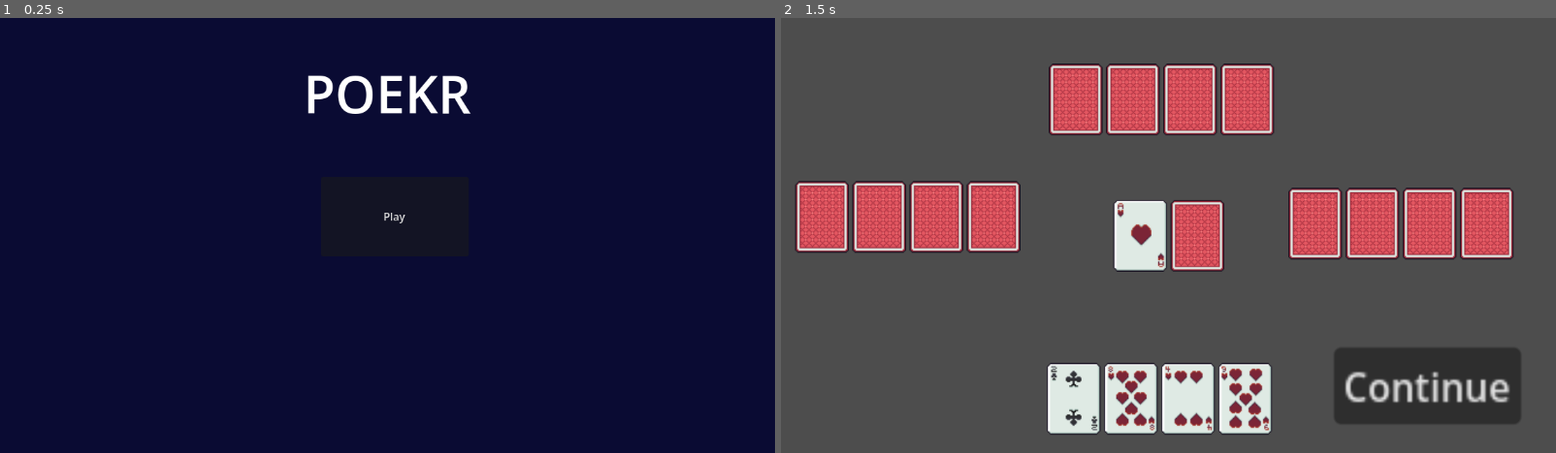
Above: before the commit, frames 1-2 (left to right).
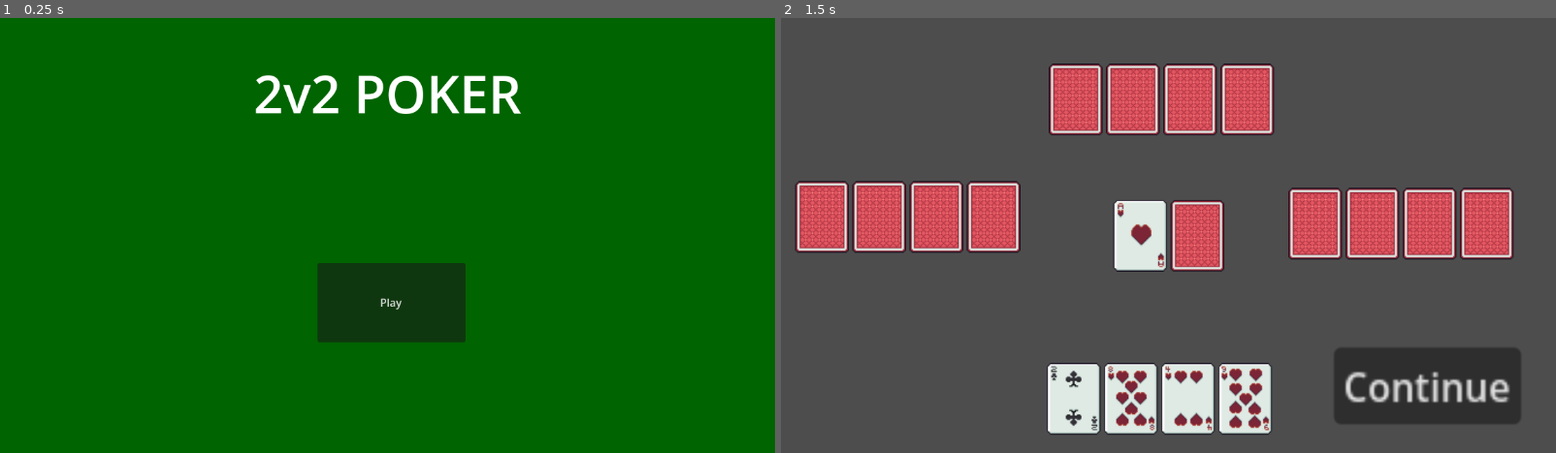
Above: after the commit, the same moments.

Repository: joey-x-y/card-game
Game: Godot game, scene res://Scenes/Main.tscn
Two runs of this game, one before a commit and one after it. Both use one fixed random seed, a clock stepped at 60 frames per second and the inputs below.
Inputs (mouse positions are in pixels of both pictures, inside the frame that each line leads up to):
- Up to frame 1 (0.25 s): no input
- Up to frame 2 (1.5 s): click "Play" at 0.5 s; click (1075, 400) at 1.27 s

The runs differ from the first frame. In frame 1, 100% of the frame differs, in the area x 0-100%, y 0-100%; in frame 2, nothing differs.

Commit message:
Changed card button structure and menu touch-up

Diff:
--- a/Prefabs/CardSlot.tscn
+++ b/Prefabs/CardSlot.tscn
@@ -2,10 +2,20 @@
 
 [ext_resource type="Script" uid="uid://lpsx8olqlbvy" path="res://Scripts/CardSlot.gd" id="1_k67mw"]
 
-[node name="CardSlot" type="TextureButton" unique_id=1824132326]
+[node name="CardSlot" type="TextureRect" unique_id=1164414194]
+visible = false
+
+[node name="TextureButton" type="TextureButton" parent="." unique_id=837388882 node_paths=PackedStringArray("card_image")]
+layout_mode = 1
+anchors_preset = 15
+anchor_right = 1.0
+anchor_bottom = 1.0
+grow_horizontal = 2
+grow_vertical = 2
 disabled = true
 toggle_mode = true
 stretch_mode = 0
 script = ExtResource("1_k67mw")
+card_image = NodePath("..")
 
-[connection signal="pressed" from="." to="." method="_on_pressed"]
+[connection signal="pressed" from="TextureButton" to="TextureButton" method="_on_pressed"]
--- a/Scenes/Game.tscn
+++ b/Scenes/Game.tscn
@@ -20,7 +20,6 @@
 op2 = NodePath("UI/Character4")
 deck = NodePath("Data/Deck")
 river = NodePath("UI/River")
-handSize = 4
 proceed_button = NodePath("UI/Button")
 
 [node name="Data" type="Control" parent="." unique_id=994294530]
@@ -58,9 +57,11 @@
 slot_gap = 5.0
 
 [node name="CardSlot" parent="UI/River" unique_id=1526643365 instance=ExtResource("5_b2bpf")]
+visible = true
 layout_mode = 2
 
 [node name="CardSlot2" parent="UI/River" unique_id=1956895683 instance=ExtResource("5_b2bpf")]
+visible = true
 layout_mode = 2
 
 [node name="Character" parent="UI" unique_id=963857516 instance=ExtResource("2_kldst")]
--- a/Scenes/Main.tscn
+++ b/Scenes/Main.tscn
@@ -19,7 +19,7 @@
 anchor_bottom = 1.0
 grow_horizontal = 2
 grow_vertical = 2
-color = Color(0.04, 0.045333326, 0.2, 1)
+color = Color(1.0468439e-06, 0.39389107, 1.4439226e-07, 1)
 
 [node name="RichTextLabel" type="RichTextLabel" parent="." unique_id=2088003735]
 layout_mode = 1
@@ -29,14 +29,14 @@
 anchor_bottom = 0.271605
 grow_horizontal = 2
 theme_override_font_sizes/normal_font_size = 77
-text = "POEKR"
+text = "2v2 POKER"
 horizontal_alignment = 1
 metadata/_edit_use_anchors_ = true
 
 [node name="Button" type="Button" parent="." unique_id=875452009]
 layout_mode = 0
-offset_left = 477.0
-offset_top = 237.0
-offset_right = 697.0
-offset_bottom = 355.0
+offset_left = 472.0
+offset_top = 365.0
+offset_right = 692.0
+offset_bottom = 483.0
 text = "Play"
--- a/Scripts/CardSlot.gd
+++ b/Scripts/CardSlot.gd
@@ -1,4 +1,6 @@
 extends TextureButton
+
+@export var card_image: TextureRect
 
 var card: Card
 
@@ -10,10 +12,10 @@
 	card = c
 
 func flip_front():
-	texture_normal = card.card.front_texture
+	card_image.texture = card.card.front_texture
 
 func flip_back():
-	texture_normal = card.card.back_texture
+	card_image.texture = card.card.back_texture
 
 func _on_pressed():
 	Events.card_pressed.emit(self)
--- a/Scripts/Hand.gd
+++ b/Scripts/Hand.gd
@@ -2,7 +2,7 @@
 
 var hand: Array[Card] = []
 var activeCardSlots: Array[TextureButton] = []
-@export var cardSlots: Array[TextureButton]
+@export var cardSlots: Array[TextureRect]
 var selected_cards: Array[Card] = []
 
 @export var slot_width: float = 48
@@ -17,8 +17,8 @@
 
 func add(card):
 	var current_slot = cardSlots[hand.size()]
-	activeCardSlots.append(current_slot)
-	current_slot.set_card(card)
+	activeCardSlots.append(current_slot.get_child(0))
+	current_slot.get_child(0).set_card(card)
 
 	hand.append(card)
 	current_slot.visible=true
--- a/Scripts/River.gd
+++ b/Scripts/River.gd
@@ -1,6 +1,6 @@
 extends Container
 
-@export var card_slot: Array[TextureButton]
+@export var card_slot: Array[TextureRect]
 
 @export var slot_width: float = 48
 var slot_height: float = 64
@@ -35,12 +35,12 @@
 	return card_slot.size()
 
 func set_card(index, card):
-	card_slot[index].set_card(card)
+	card_slot[index].get_child(0).set_card(card)
 	# print("River ", index, " ", CardData.Suit.find_key(card.card.suit), " ", card.card.Ranks[card.card.rank])
 
 func flip_card(index):
-	card_slot[index].flip_front()
+	card_slot[index].get_child(0).flip_front()
 
 func reset():
 	for slot in card_slot:
-		slot.flip_back()
+		slot.get_child(0).flip_back()
